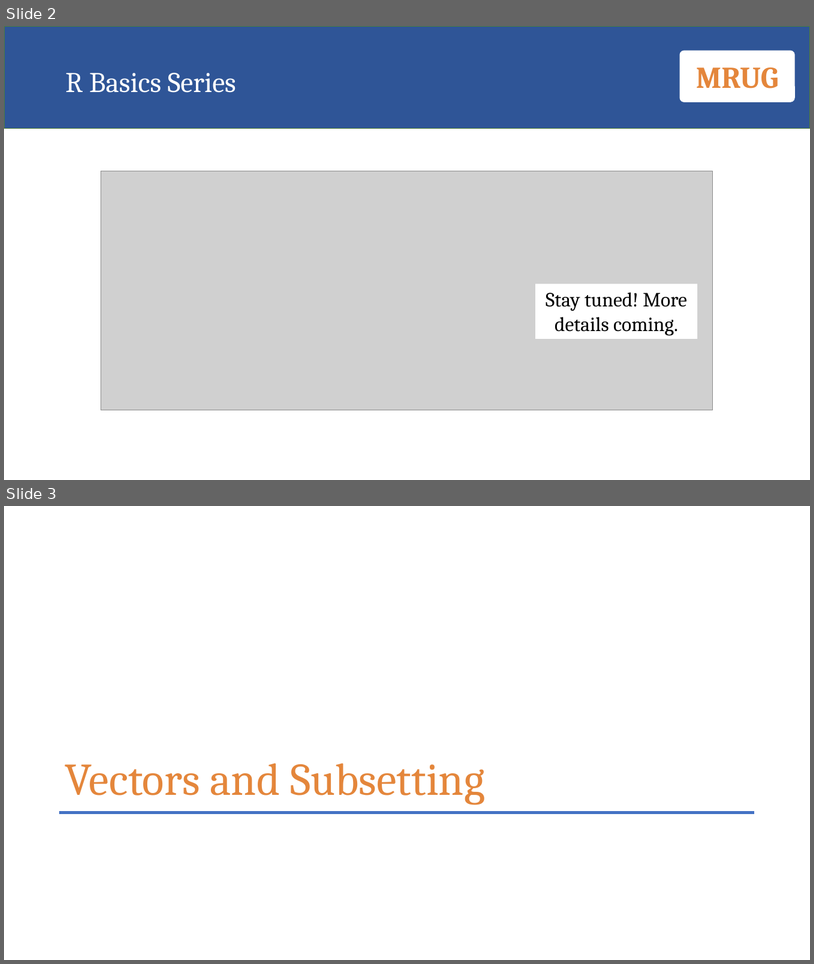
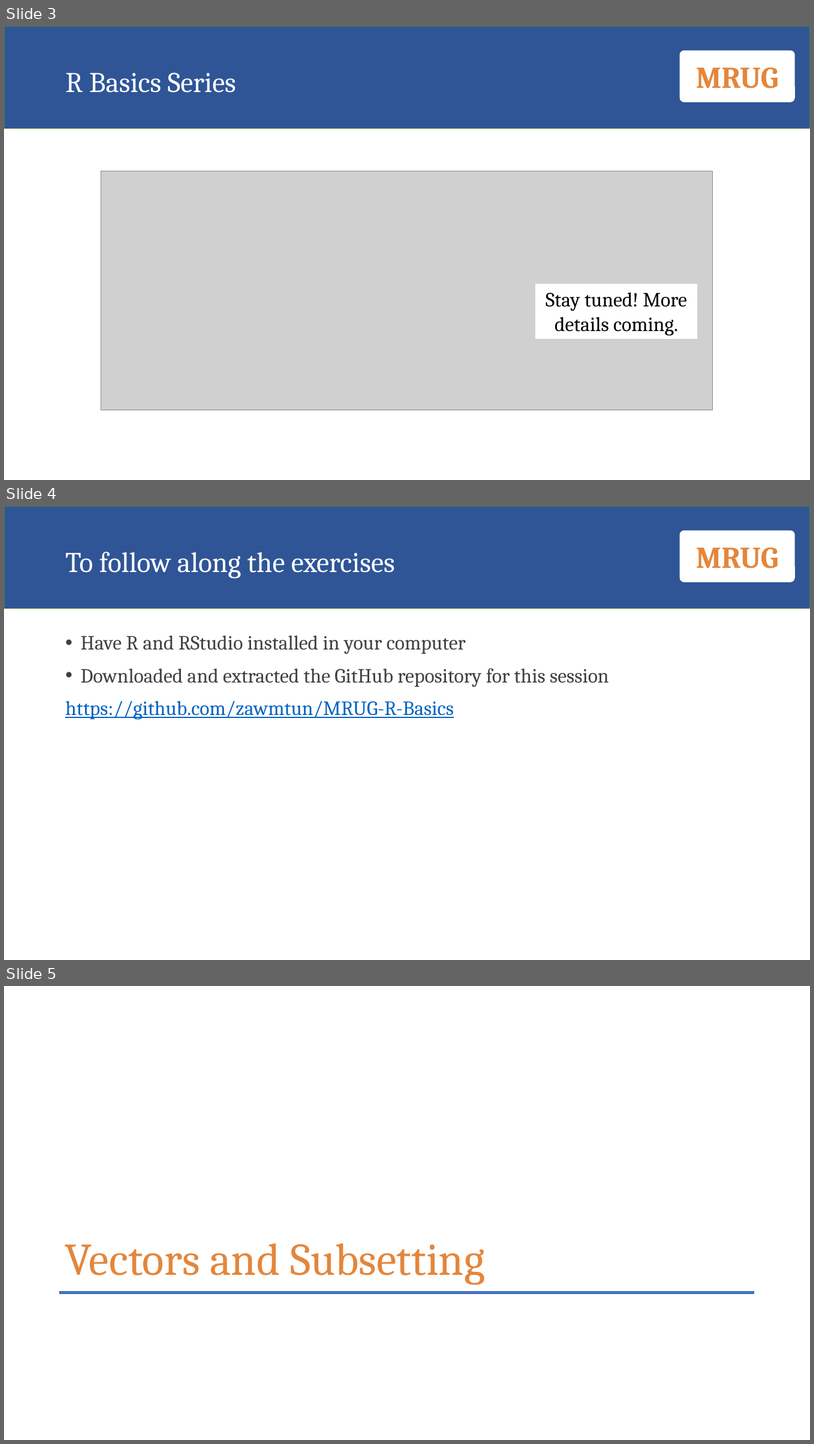
Before and after one commit to zawmtun/MRUG-R-Basics, a slide deck: 01-vectors_and_subsetting/vectors_and_subsetting.pptx. Shown one above the other, each under a label of ours: slides 2 and 3 before the commit, slides 3, 4 and 5 after it. The pictures are 814x964 and 814x1444 pixels, drawn with LibreOffice and Linux fonts; fonts in the diff are those of the drawing; grey boxes stand for pictures. Boxes give left, top, right and bottom in pixels: in the first picture for what was removed or moved away, otherwise in the second. Text is boxed around its words. In the diff, an @@ line names an element or a change of style, - is before the commit and + after.

```diff
--- a/01-vectors_and_subsetting/vectors_and_subsetting.pptx
+++ b/01-vectors_and_subsetting/vectors_and_subsetting.pptx
@@ slide 4 added at (4,506,810,960), background #FFFFFF; not listed: 2 template elements that a slide beside it also shows @@
@@ title added at (65,552,395,579), 34 pt, text #FFFFFF @@
+To follow along the exercises
@@ text added at (65,635,609,720), 24 pt, text #404040 @@
+• Have R and RStudio installed in your computer
+• Downloaded and extracted the GitHub repository for this session
+https://github.com/zawmtun/MRUG-R-Basics
@@ what was slide 2 is now slide 3 @@
@@ what was slide 3 is now slide 5 @@
```
Also in this commit, not shown: 1 other slide added.
